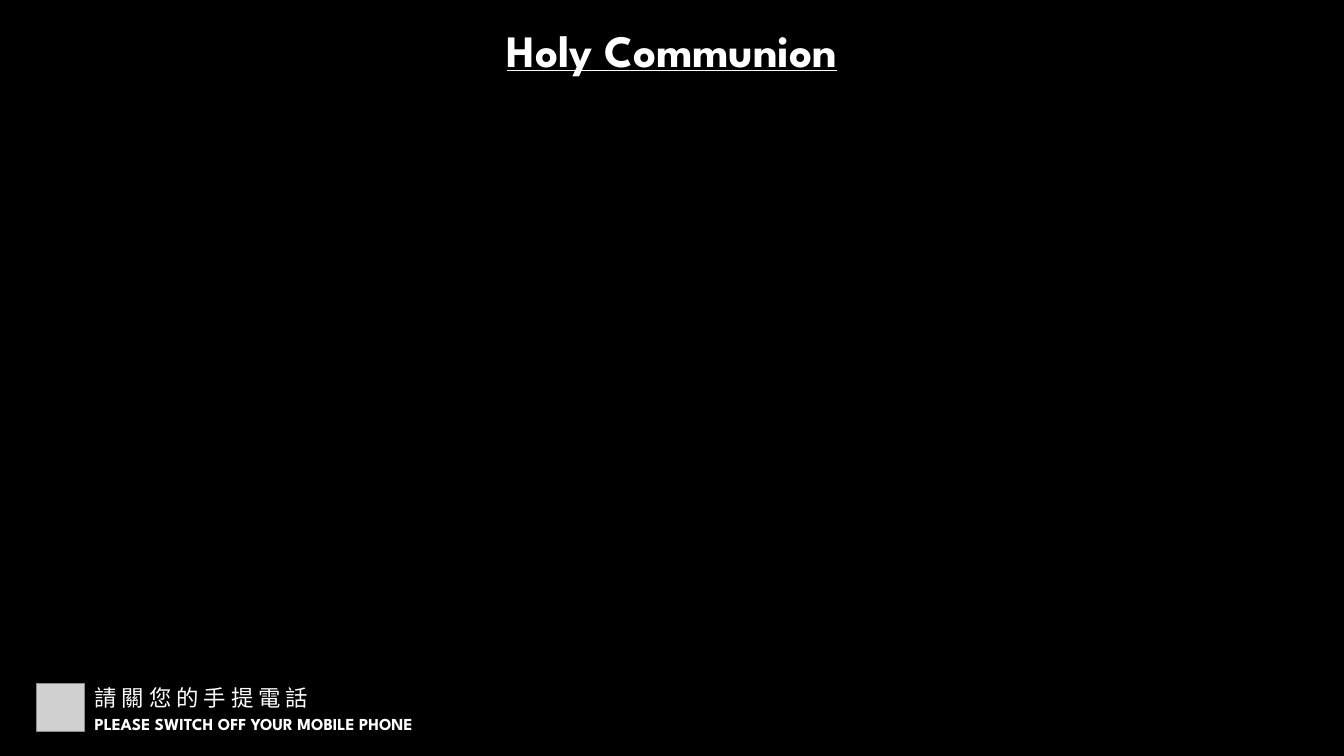
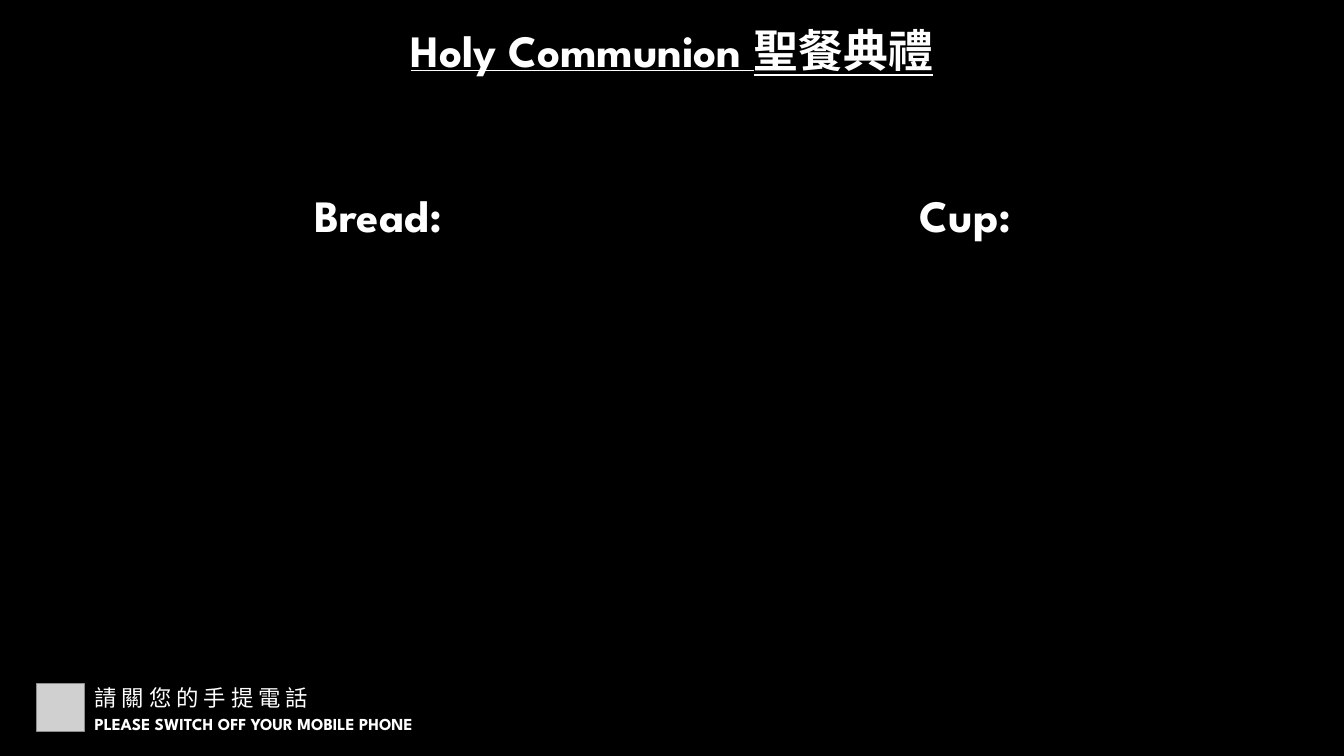
Before and after one commit to calebchanwy/tjc-powerpoint, a slide deck: slide 5 of TJCPowerPoint/bin/Debug/Files/ServiceWidescreen.pptx (slide 4 before the commit). Drawn at 1344x756 pixels with LibreOffice and Linux fonts; fonts in the diff are those of the drawing; grey boxes stand for pictures. Boxes give left, top, right and bottom in pixels: in the first picture for what was removed or moved away, otherwise in the second. Text is boxed around its words. In the diff, an @@ line names an element or a change of style, - is before the commit and + after.

```diff
--- a/TJCPowerPoint/bin/Debug/Files/ServiceWidescreen.pptx
+++ b/TJCPowerPoint/bin/Debug/Files/ServiceWidescreen.pptx
@@ text at <box>411,22,933,79</box>: text changed @@
-Holy Communion
+Holy Communion 聖餐典禮
@@ text added at <box>315,201,442,233</box>, 32 pt, text #FFFFFF, bold @@
+Bread:
@@ text added at <box>920,202,1011,242</box>, 32 pt, text #FFFFFF, bold @@
+Cup:
```
Also in this commit, not shown: 1 slide added, 18 other files.
